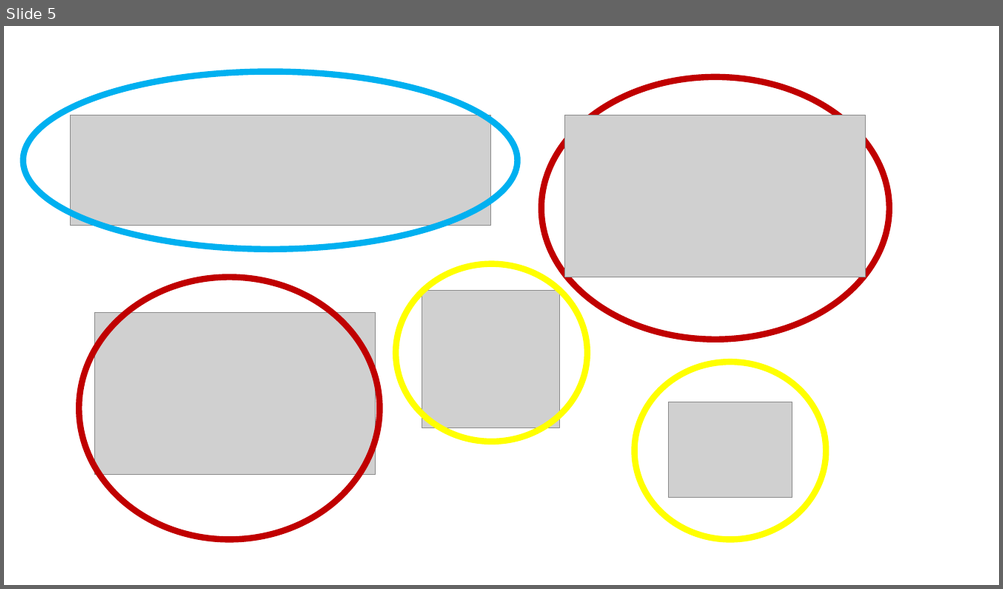
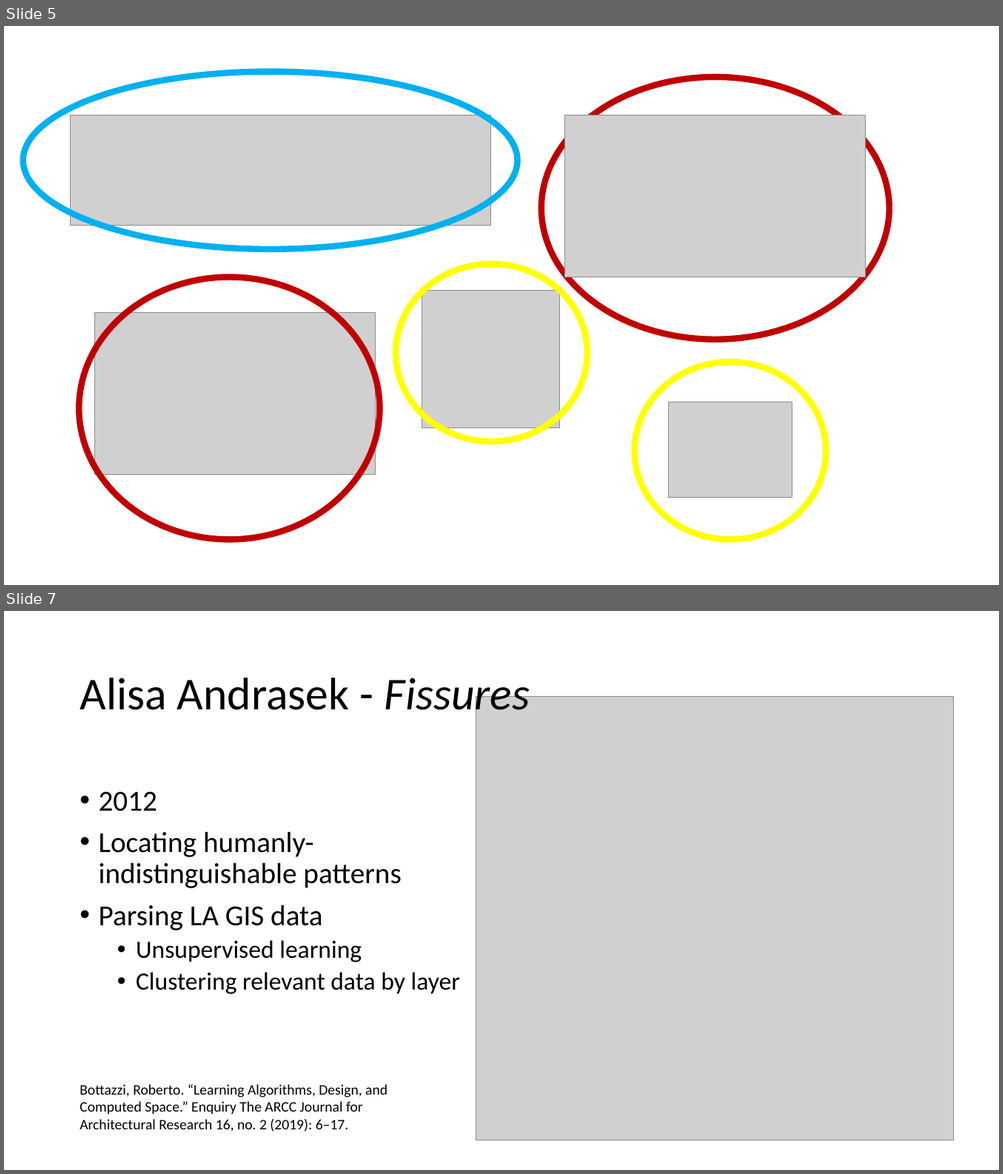
Before and after one commit to prxsto/529-ML-research, a slide deck: presentation1.pptx. Shown one above the other, each under a label of ours: slide 5 before the commit, slides 5 and 7 after it; the slides between them are not shown. The pictures are 1003x589 and 1003x1174 pixels, drawn with LibreOffice and Linux fonts; fonts in the diff are those of the drawing; grey boxes stand for pictures. Boxes give left, top, right and bottom in pixels: in the first picture for what was removed or moved away, otherwise in the second. Text is boxed around its words. In the diff, an @@ line names an element or a change of style, - is before the commit and + after.

```diff
--- a/presentation1.pptx
+++ b/presentation1.pptx
@@ slide 7 added at bbox=[4, 611, 999, 1170], background #FFFFFF @@
@@ title added at bbox=[79, 678, 529, 721], 44 pt, text #000000 @@
+Alisa Andrasek - Fissures
@@ picture added at bbox=[476, 697, 954, 1141] @@
@@ text added at bbox=[99, 792, 460, 994], 28 pt, text #000000 @@
+• 2012
+• Locating humanly-indistinguishable patterns
+• Parsing LA GIS data
+  • Unsupervised learning
+  • Clustering relevant data by layer
@@ text added at bbox=[79, 1085, 387, 1132], 14 pt, text #000000 @@
+Bottazzi, Roberto. “Learning Algorithms, Design, and Computed Space.” Enquiry The ARCC Journal for Architectural Research 16, no. 2 (2019): 6–17.
```
Also in this commit, not shown: 3 slides changed, 3 other slides added, 10 slides removed, 3 other files.
